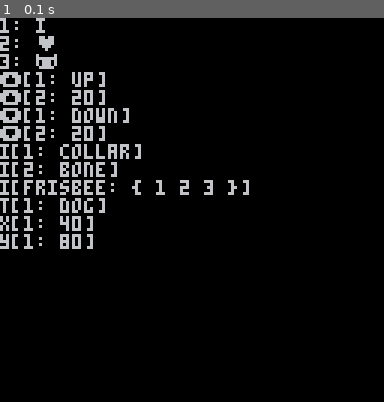
Above: before the commit, frame 1.
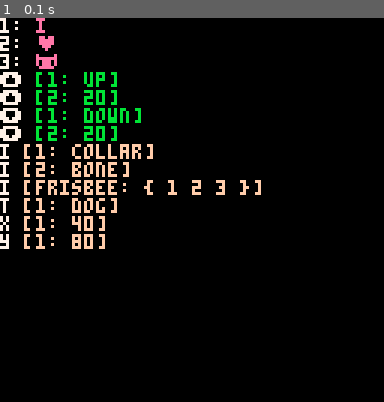
Above: after the commit, the same moment.

Repository: bitchunk/knutil
Game: PICO-8 cartridge snippet/htbl.p8
Same seed, same stepped clock (60 frames per second), same inputs: the game is played once before the commit and once after it.
Inputs:
- Up to frame 1 (0.1 s): no input

The runs differ from the first frame. In frame 1, 7.3% of the frame differs, in the area x 0-68%, y 0-61%.

Commit message:
htbl()、tonorm()の内包によってトークンコストカット。

Diff:
--- a/snippet/htbl.p8
+++ b/snippet/htbl.p8
@@ -1,55 +1,67 @@
 pico-8 cartridge // http://www.pico-8.com
-version 36
+version 41
 __lua__
---htbl [convert from string to hash table]
---v0.3
+--htbl
+--v0.4
 --@shiftalow / bitchunk
 
+--[[
+	- htbl         	    -- convert from string to hash table.
+	- @param  string ht -- parsing character string.
+	- @return table     -- generated table value.
+	- @description
+	-- a single string can initialize many values.
+	-- returns at least an empty table.
+	-- elements can be added space-separated. (the space character cannot be used as a value.)
+	-- {} specifies a table.
+	-- key=val; key{val} specifies the key and value of the table.
+	-- newline codes are ignored.
+	-- bool values, nil, and hexadecimal strings are automatically normalized.
+	-- the first level can be initialized with global values by using cat() in _env.
+]]--
+
+
 function htbl(ht,c)
-local t,k,rt={}
-ht,c=split(ht,'') or ht,c or 1
-while ht[c] do
-local p=ht[c]
-c+=1
-if p=='{' or p=='=' then
-rt,c=htbl(ht,c)
-if p=='=' then
-t[k],k=rt[1]
-elseif k then
-t[k],k=rt
-else
-add(t,rt)
-end
-elseif p=='}' or p==';' then
-add(t,tonorm(k))
-return t,c
-elseif p==' ' then
-add(t,tonorm(k))
-k=nil
-elseif p~="\n" then
-k=(k or '')..p
-end
-end
-add(t,tonorm(k))
-return t
-end
-
-function tonorm(s)
-if s=='true' then return true
-elseif s=='false' then return false
-elseif s=='nil' then return nil
-end
-return tonum(s) or s
-end
+	local t,k,rt={}
+	ht,c=split(ht,'') or ht,c or 1
+	while 1 do
+		local p=ht[c]
+		c+=1
+		if p=='{' or p=='=' then
+			rt,c=htbl(ht,c)
+			if not k then
+				add(t,rt)
+			else
+				t[k],k=p=='{' and rt or rt[1]
+			end
+		elseif not p or p=='}' or p==';' or p==' ' then
+			if k=='false' then k=false
+			elseif k=='nil' then k=nil
+			else k=k=='true' or tonum(k) or k
+			end
+			add(t,k)
+			rt,k=p and c or nil
+			if p~=' ' then
+				break
+			end
+		elseif p~="\n" then
+			k=(k or '')..p
+		end
+	end
+	return t,rt
+end
+
+----
 
 cls()
+
 for i,v in pairs(htbl('i ♥ 🐱')) do
-print(i..': '..v)
+print(i..': \fe'..v,7)
 end
 
 for j,t in pairs(htbl('⬆️{up 20}⬇️{down 20}')) do
 for i,v in pairs(t) do
-print(j..'['..i..': '..v..']')
+print(j..'\fb ['..i..': '..v..']',7)
 end
 end
 
@@ -58,6 +70,7 @@
 y=80;
 t=dog;
 i{collar bone frisbee{1 2 3}}
+{}
 ]]
 ) do
 for i,v in pairs(type(t)=='table' and t or {t}) do
@@ -69,23 +82,91 @@
 		end
 		s=s..' }'
 	end
-	print(j..'['..i..': '..(s or v)..']')
+	print(j..'\ff ['..i..': '..(s or v)..']',7)
 	end
 end
 
 
 -->8
+--update history
 --[[
-update history
-v0.3
-	code update saved:
-	 htbl 7 tokens
-	 tonorm 9 tokens
-v0.2
-	run newlines without replace()
-v0.1
-	first version
+**v0.4**
+- cut token costs (-12 tokens)
+-	tonorm() is now built-in.
+		the second return value of the final result is now nil.
+	 (be careful when doing add())
+- document inserted.
+**v0.3**
+- code update saved:
+- htbl -7 tokens
+- tonorm -9 tokens
+**v0.2**
+- run newlines without replace()
+**v0.1**
+- first version
 ]]--
+-->8
+--other version code
+--[[
+--v0.3a
+function htbl(ht,c)
+local t,k,rt={}
+ht,c=split(ht,'') or ht,c or 1
+while ht[c] do
+local p=ht[c]
+c+=1
+if p=='{' or p=='=' then
+rt,c=htbl(ht,c)
+if not k then
+add(t,rt)
+else
+t[k],k=p=='{' and rt or rt[1]
+end
+elseif p=='}' or p==';' or p==' ' then
+add(t,tonorm(k))
+k=nil
+if p~=' ' then
+return t,c
+end
+elseif p~="\n" then
+k=(k or '')..p
+end
+end
+add(t,tonorm(k))
+return t
+end
+
+--v0.3
+function htbl(ht,c)
+	local t,k,rt={}
+	ht,c=split(ht,'') or ht,c or 1
+	while ht[c] do
+		local p=ht[c]
+		c+=1
+		if p=='{' or p=='=' then
+			rt,c=htbl(ht,c)
+			if p=='=' then
+				t[k],k=rt[1]
+			elseif k then
+				t[k],k=rt
+			else
+				add(t,rt)
+			end
+		elseif p=='}' or p==';' then
+			add(t,tonorm(k))
+			return t,c
+		elseif p==' ' then
+			add(t,tonorm(k))
+			k=nil
+		elseif p~="\n" then
+			k=(k or '')..p
+		end
+	end
+	add(t,tonorm(k))
+	return t
+end
+
+]]
 __gfx__
 00000000000000000000000000000000000000000000000000000000000000000000000000000000000000000000000000000000000000000000000000000000
 00000000000000000000000000000000000000000000000000000000000000000000000000000000000000000000000000000000000000000000000000000000
Not shown, changed: the thumbnail (__label__) section of snippet/htbl.p8
Not shown, changed: snippet/htbl.p8.png
